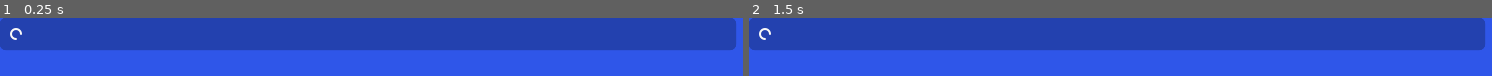
Above: before the commit, frames 1-2 (left to right).
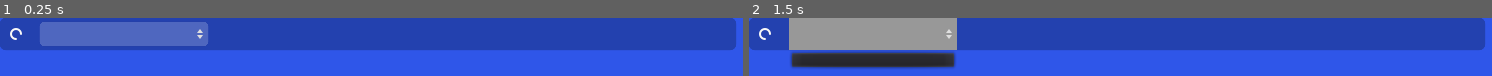
Above: after the commit, the same moments.

Repository: bbfh-dev/bubbleclient-origin
Game: Godot game, scene res://source/origin/Message.tscn
Two runs of this game, one before a commit and one after it. Both use one fixed random seed, a clock stepped at 60 frames per second and the inputs below. This scene is started directly instead of the project's main scene.
Inputs (mouse positions are in pixels of both pictures, inside the frame that each line leads up to):
- Up to frame 1 (0.25 s): no input
- Up to frame 2 (1.5 s): click (875, 34) at 0.52 s; tap Enter at 1.25 s

The runs differ from the first frame. In frame 1, 9.3% of the frame differs, in the area x 5-28%, y 6-49%; in frame 2, 19%, in the area x 5-28%, y 0-88%.

Commit message:
fix migration and other

Diff:
--- a/assets/scripts/Boot.gd
+++ b/assets/scripts/Boot.gd
@@ -1,6 +1,7 @@
 extends Control
 
 const ORIGIN = preload('res://source/Origin.tscn')
+const VERSION = '1.0.0'
 
 
 func _ready() -> void:
@@ -23,6 +24,9 @@
 		file.store_string(body.get_string_from_utf8())
 		file.close()
 
+		if JSON.parse(body.get_string_from_utf8()).get_result()['version'] != VERSION:
+			OS.alert('Your client is outdated!\nYou still can use it though, but just remember\nIT IS O-U-T-D-A-T-E-D!!!!')
+
 		$Panel/Label.set_text('Preparing to launch')
 
 		Root.set_minecraft_dir(str(OS.get_environment('APPDATA') if OS.get_environment('APPDATA') else OS.get_environment('HOME')) + '/.minecraft')
--- a/assets/scripts/Origin.gd
+++ b/assets/scripts/Origin.gd
@@ -4,7 +4,6 @@
 func _ready() -> void:
 	var file = File.new()
 	file.open('user://response.json', File.READ)
-	print(file.get_as_text())
 	$Tabs/Home/Content.set_bbcode(JSON.parse(file.get_as_text()).get_result()['home'])
 	$Tabs/About/Content.set_bbcode(JSON.parse(file.get_as_text()).get_result()['about'])
 	file.close()
@@ -17,6 +16,9 @@
 func check_whether_fabric_installed() -> bool:
 	var file = File.new()
 	if file.open(Root.MINECRAFT + '/launcher_profiles.json', File.READ) != OK:
+		return false
+
+	if JSON.parse(file.get_as_text()).get_result() == null:
 		return false
 
 	var launcher_profiles = JSON.parse(file.get_as_text()).get_result()
--- a/assets/scripts/util/message.gd
+++ b/assets/scripts/util/message.gd
@@ -13,6 +13,7 @@
 	$Container/Description.set_text(description)
 
 	$Container/RAMPrompt.hide()
+	$Container/OptionButton.hide()
 	$ContinuePrompt.hide()
 	$DownloadPrompt.hide()
 	$ProgressBar.hide()
@@ -24,6 +25,8 @@
 		$DownloadPrompt.show()
 	if 'Progress' in prompt:
 		$ProgressBar.show()
+	if 'Migrate' in prompt:
+		$Container/OptionButton.show()
 
 
 func _on_ContinuePrompt_pressed() -> void:
--- a/assets/scripts/util/task_manager.gd
+++ b/assets/scripts/util/task_manager.gd
@@ -4,6 +4,8 @@
 onready var container = get_parent().get_node('Tabs/Install/Content')
 var download_in_progress := false
 var current_file : String = ''
+var MIGRATION_PROFILES = []
+var MIGRATE_FROM = 0
 
 
 func create_new_task():
@@ -23,9 +25,30 @@
 	manage_task('prompt', 'Alocate RAM', 'Choose at most 75% of your physical RAM', ['RAM', 'Continue'])
 	yield(container.get_child(0), 'on_continue_pressed')
 
-	manage_task('spinner', 'Reading mod list')
 	var file = File.new()
 	var dir = Directory.new()
+
+	create_new_task()
+	manage_task('prompt', 'Choose where to migrate from', 'Or leave it empty', ['Migrate', 'Continue'])
+	if file.open(Root.MINECRAFT + '/launcher_profiles.json', File.READ) == OK:
+		var profiles = JSON.parse(file.get_as_text()).get_result()['profiles']
+		container.get_child(0).get_node('Container/OptionButton').add_item('Do not migrate')
+		for profile in profiles:
+			if 'gameDir' in profiles[profile]:
+				MIGRATION_PROFILES.append(profiles[profile]['gameDir'])
+			else:
+				MIGRATION_PROFILES.append(Root.MINECRAFT)
+			if 'name' in profiles[profile] and profiles[profile]['name'] != '':
+				container.get_child(0).get_node('Container/OptionButton').add_item(profiles[profile]['name'])
+			elif 'lastVersionId' in profiles[profile]:
+				container.get_child(0).get_node('Container/OptionButton').add_item(profiles[profile]['lastVersionId'].replace('-', ' ').capitalize())
+			else:
+				container.get_child(0).get_node('Container/OptionButton').add_item(profile)
+		file.close()
+	yield(container.get_child(0), 'on_continue_pressed')
+	MIGRATE_FROM = container.get_child(0).get_node('Container/OptionButton').get_selected_id()
+	print(MIGRATE_FROM)
+	manage_task('spinner', 'Reading mod list')
 
 	file.open('user://response.json', File.READ)
 	var response = JSON.parse(file.get_as_text()).get_result()
@@ -36,9 +59,29 @@
 	dir.make_dir_recursive(Root.BUBBLECLIENT + '/mods')
 	dir.make_dir_recursive(Root.BUBBLECLIENT + '/config')
 
+	if MIGRATE_FROM != 0:
+		dir.copy(MIGRATION_PROFILES[MIGRATE_FROM] + '/servers.dat', Root.BUBBLECLIENT + '/servers.dat')
+		if dir.open(MIGRATION_PROFILES[MIGRATE_FROM] + '/resourcepacks') == OK:
+			dir.list_dir_begin()
+			var file_name = dir.get_next()
+			while file_name != "":
+				if dir.current_is_dir():
+					pass
+				else:
+					dir.copy(MIGRATION_PROFILES[MIGRATE_FROM] + '/resourcepacks/' + file_name, Root.BUBBLECLIENT + '/resourcepacks/' + file_name)
+				file_name = dir.get_next()
+
 	if not file.file_exists(Root.BUBBLECLIENT + '/options.txt'):
 		file.open(Root.BUBBLECLIENT + '/options.txt', File.WRITE)
 		file.store_string('version:2730\nautoJump:false\nautoSuggestions:true\nchatColors:true\nchatLinks:true\nchatLinksProm …(5898 unchanged characters)…
+		file.close()
+
+	if MIGRATE_FROM != 0:
+		file.open(MIGRATION_PROFILES[MIGRATE_FROM] + '/options.txt', File.READ)
+		var options = file.get_as_text()
+		file.close()
+		file.open(Root.BUBBLECLIENT + '/options.txt', File.WRITE)
+		file.store_string(options)
 		file.close()
 
 	get_parent().get_node('Status').set_status('spinner', 'Installing the client', 'Do not close this app!')
--- a/source/Boot.tscn
+++ b/source/Boot.tscn
@@ -582,8 +582,8 @@
 anchor_bottom = 1.0
 margin_left = 64.0
 margin_top = 384.0
-margin_right = -64.0
-margin_bottom = 154.0
+margin_right = 704.0
+margin_bottom = 604.0
 custom_styles/panel = SubResource( 6 )
 
 [node name="Control" type="TextureRect" parent="Panel"]
@@ -621,10 +621,10 @@
 anchor_top = 0.5
 anchor_right = 0.5
 anchor_bottom = 0.5
-margin_left = -561.5
-margin_top = -64.0
-margin_right = 49.5
-margin_bottom = 63.996
+margin_left = -177.5
+margin_top = 161.0
+margin_right = 433.5
+margin_bottom = 288.996
 custom_fonts/font = SubResource( 3 )
 text = "BubbleClient"
 valign = 1
@@ -634,10 +634,10 @@
 anchor_top = 0.5
 anchor_right = 0.5
 anchor_bottom = 0.5
-margin_left = -130.0
-margin_top = -129.0
-margin_right = 126.0
-margin_bottom = 127.0
+margin_left = 254.0
+margin_top = 96.0
+margin_right = 510.0
+margin_bottom = 352.0
 rect_pivot_offset = Vector2( 128, 128 )
 
 [node name="Panel" type="Panel" parent="Logo"]
--- a/source/origin/Message.tscn
+++ b/source/origin/Message.tscn
@@ -21,6 +21,20 @@
 use_mipmaps = true
 use_filter = true
 font_data = SubResource( 3 )
+
+[sub_resource type="StyleBoxFlat" id=5]
+content_margin_left = 4.0
+content_margin_right = 4.0
+bg_color = Color( 1, 1, 1, 0.2 )
+border_width_top = 4
+border_width_bottom = 4
+border_color = Color( 0, 0, 0, 0 )
+corner_radius_top_left = 4
+corner_radius_top_right = 4
+corner_radius_bottom_right = 4
+corner_radius_bottom_left = 4
+
+[sub_resource type="StyleBoxFlat" id=6]
 
 [node name="Panel" type="Panel"]
 margin_right = 736.0
@@ -86,6 +100,19 @@
 text = "3 GB"
 valign = 1
 
+[node name="OptionButton" type="OptionButton" parent="Container"]
+margin_left = 8.0
+margin_right = 176.0
+margin_bottom = 32.0
+rect_min_size = Vector2( 168, 0 )
+theme = ExtResource( 4 )
+custom_styles/hover = SubResource( 5 )
+custom_styles/pressed = SubResource( 6 )
+custom_styles/focus = SubResource( 5 )
+custom_styles/disabled = SubResource( 5 )
+custom_styles/normal = SubResource( 5 )
+clip_text = true
+
 [node name="ContinuePrompt" type="Button" parent="."]
 visible = false
 anchor_left = 1.0
Not shown: 1 places in source/origin/Message.tscn that only renumber resources
